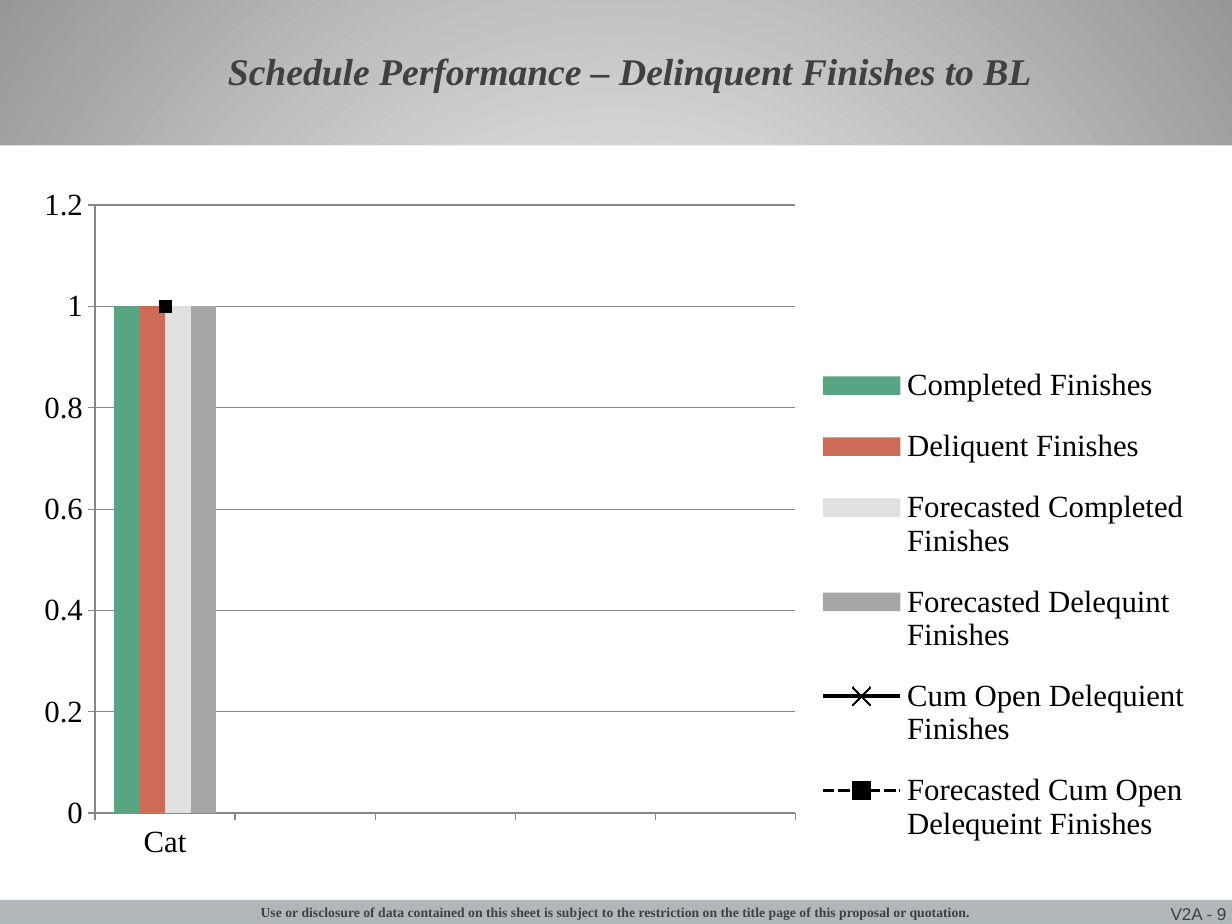
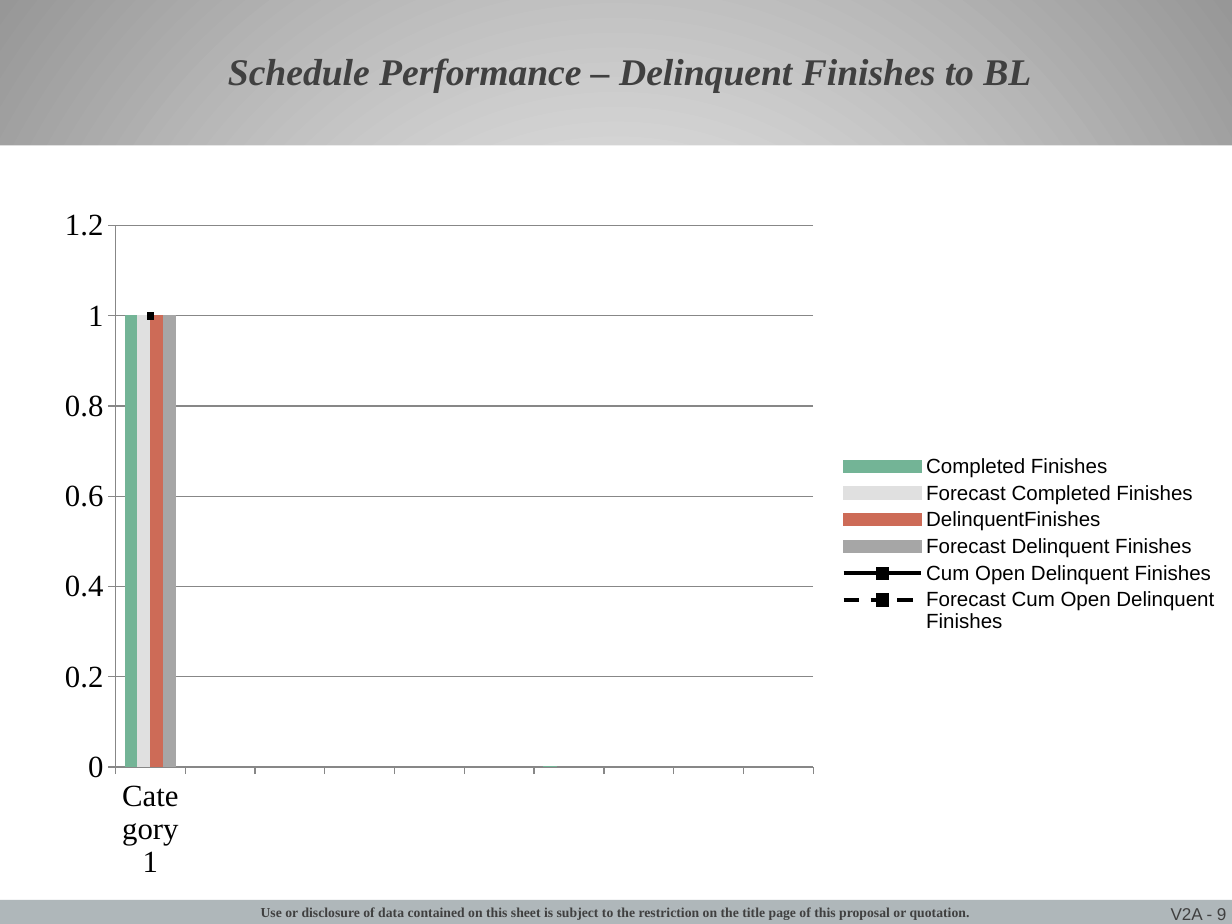
Before and after one commit to jgoodso2/PMMP, a slide deck: slide 9 of PMMPresentation/Modules/Templates/PMM Template.pptx. Drawn at 1232x924 pixels with LibreOffice and Linux fonts; fonts in the diff are those of the drawing; background and template pictures are left out. Boxes give left, top, right and bottom in pixels: in the first picture for what was removed or moved away, otherwise in the second. Text is boxed around its words. In the diff, an @@ line names an element or a change of style, - is before the commit and + after.

```diff
--- a/PMMPresentation/Modules/Templates/PMM Template.pptx
+++ b/PMMPresentation/Modules/Templates/PMM Template.pptx
@@ column chart at bbox=[41, 195, 1232, 893] @@
-categories: Cat
+categories: Category 1
-Completed Finishes: 1, -, -, -, -
+Completed Finishes: 1, -, -, -, -, -, 0, -, -, -
@@ colour of Completed Finishes #59A583 to #73B496 @@
-Deliquent Finishes: 1, -, -, -, -
+Forecast Completed Finishes: 1, -, -, -, -, -, -, -, -, -
@@ colour of Forecast Completed Finishes #CD6B57 to #E0E0E0 @@
-Forecasted Completed Finishes: 1, -, -, -, -
+DelinquentFinishes: 1, -, -, -, -, -, -, -, -, -
@@ colour of DelinquentFinishes #E0E0E0 to #CD6B57 @@
-Forecasted Delequint Finishes: 1, -, -, -, -
+Forecast Delinquent Finishes: 1, -, -, -, -, -, -, -, -, -
-Cum Open Delequient Finishes: 1, -, -, -, -
+Cum Open Delinquent Finishes: 1, -, -, -, -, -, -, -, -, -
-Forecasted Cum Open Delequeint Finishes: 1, -, -, -, -
+Forecast Cum Open Delinquent Finishes: 1, -, -, -, -, -, -, -, -, -
@@ legend changed @@
@@ category axis changed @@
@@ value axis changed @@
@@ bar spacing changed @@
@@ column chart: place and size @@
-column chart at bbox=[21, 175, 1212, 873]
+column chart at bbox=[41, 195, 1232, 893]
```
Also in this commit, not shown: 7 other slides changed, 41 other files.
